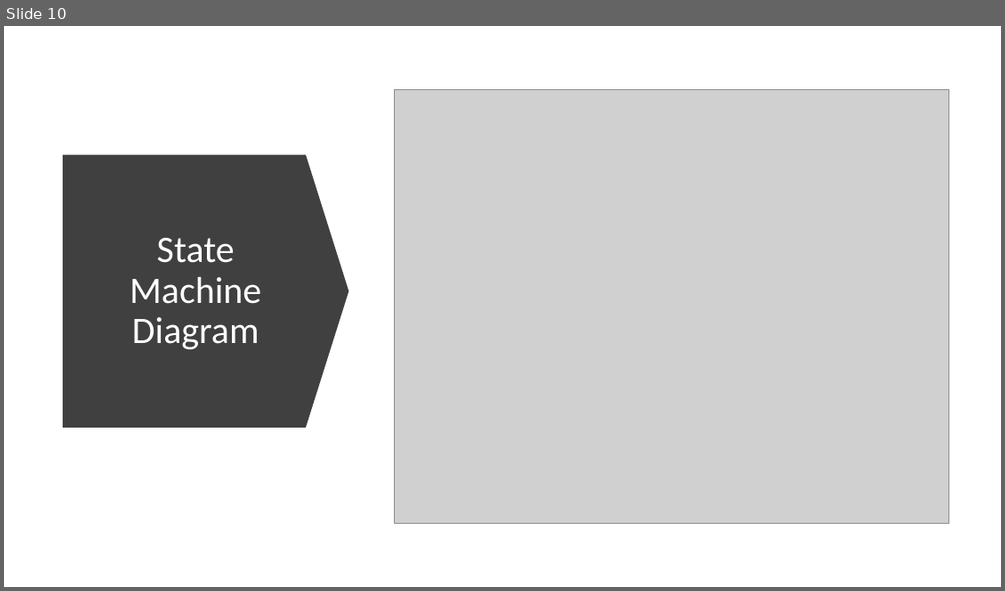
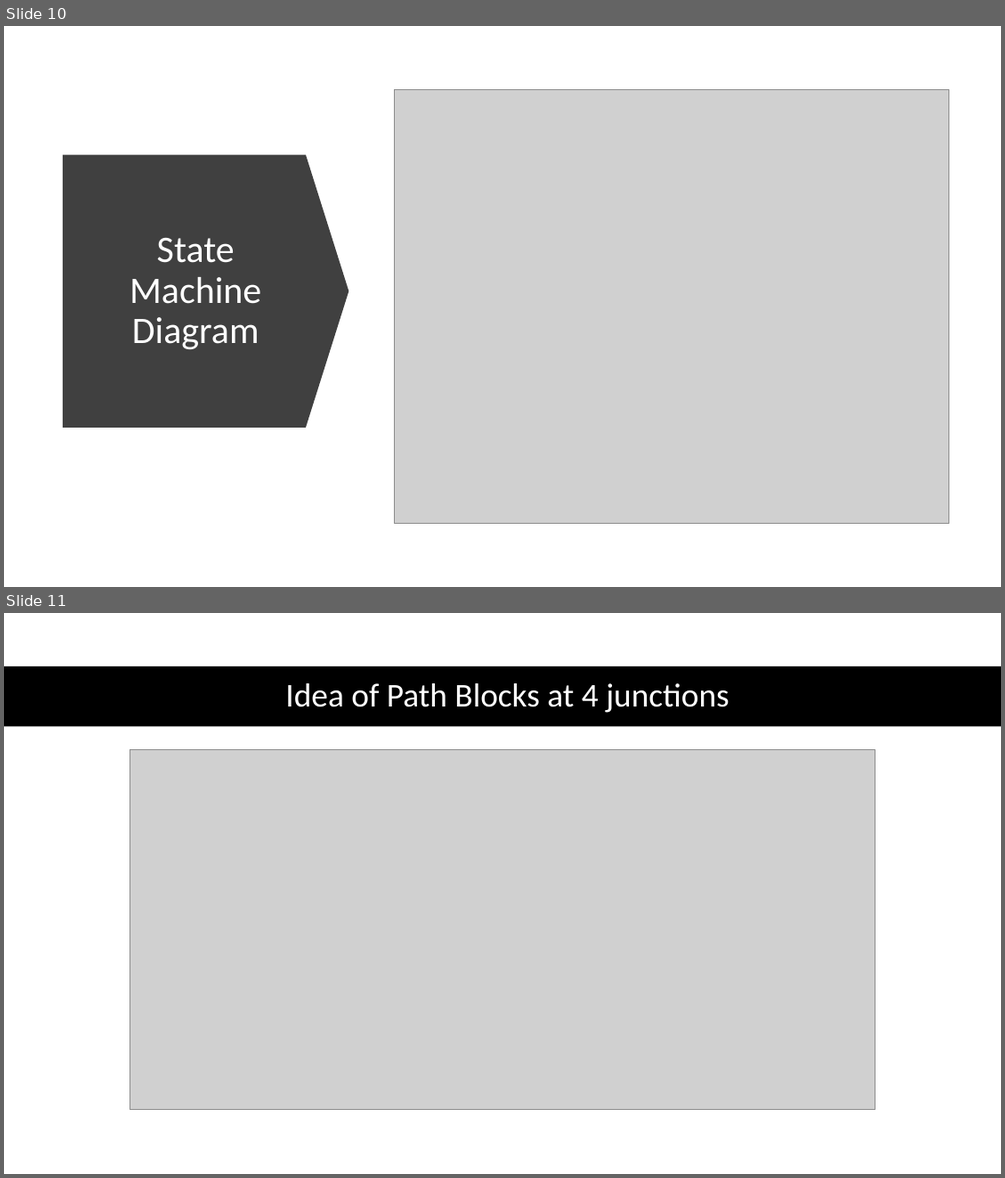
Before and after one commit to Team-Lamentis/Emphasis-Seminar-Project-Lab-SS-22, a slide deck: AIM Autonomous Intersection Management.pptx. Shown one above the other, each under a label of ours: slide 10 before the commit, slides 10 and 11 after it. The pictures are 1005x591 and 1005x1178 pixels, drawn with LibreOffice and Linux fonts; fonts in the diff are those of the drawing; grey boxes stand for pictures. Boxes give left, top, right and bottom in pixels: in the first picture for what was removed or moved away, otherwise in the second. Text is boxed around its words. In the diff, an @@ line names an element or a change of style, - is before the commit and + after.

Commit message:
add changes

```diff
--- a/AIM Autonomous Intersection Management.pptx
+++ b/AIM Autonomous Intersection Management.pptx
@@ slide 11 added at [4, 613, 1001, 1174], background #FFFFFF @@
@@ rectangle added at [4, 666, 1001, 727], fill #000000 @@
@@ title added at [285, 683, 729, 713], 32 pt, text #FFFFFF @@
+Idea of Path Blocks at 4 junctions
@@ picture added at [130, 750, 875, 1110] @@
```
